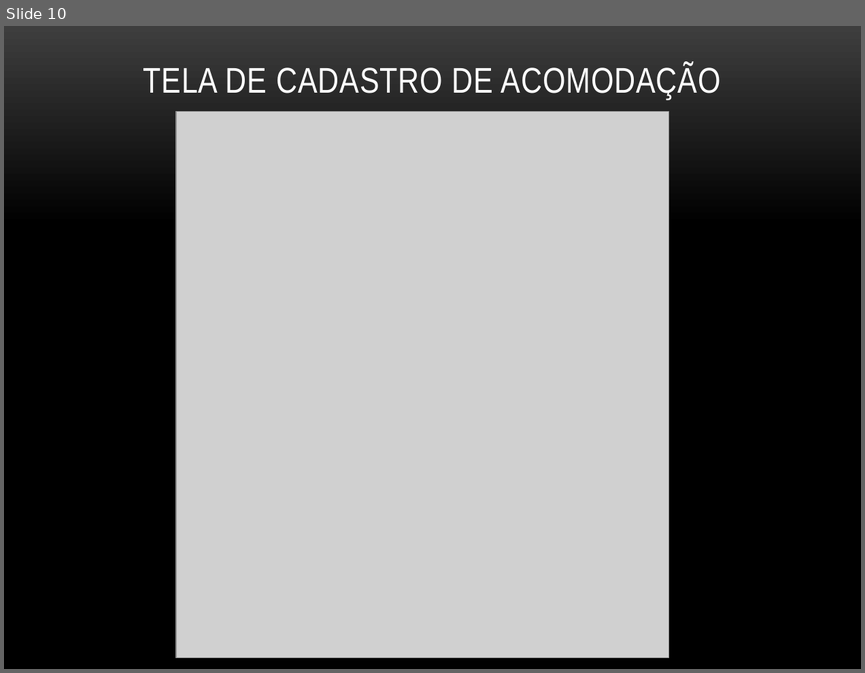
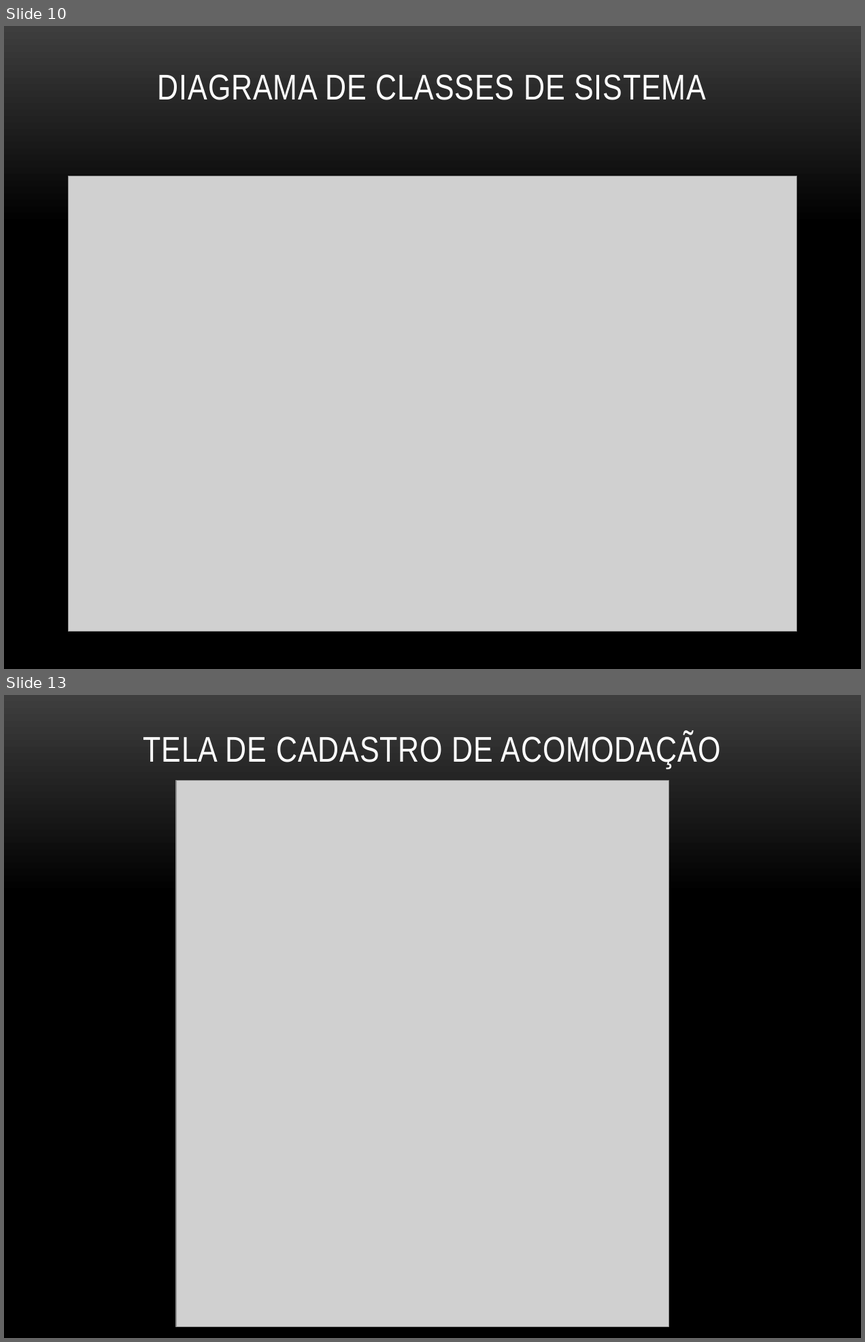
Before and after one commit to brunoemer/cooptel-ucs, a slide deck: Documentos/ApresentaçãoCiclo1.pptx. Shown one above the other, each under a label of ours: slide 10 before the commit, slides 10 and 13 after it; the slides between them are not shown. The pictures are 865x673 and 865x1342 pixels, drawn with LibreOffice and Linux fonts; fonts in the diff are those of the drawing; grey boxes stand for pictures; background and template pictures are left out. Boxes give left, top, right and bottom in pixels: in the first picture for what was removed or moved away, otherwise in the second. Text is boxed around its words. In the diff, an @@ line names an element or a change of style, - is before the commit and + after.

```diff
--- a/Documentos/ApresentaçãoCiclo1.pptx
+++ b/Documentos/ApresentaçãoCiclo1.pptx
@@ slide 10 added at (4, 26, 861, 669), background picture (left out) @@
@@ title added at (158, 74, 706, 100), 30 pt, text #FFFFFF @@
+DIAGRAMA DE CLASSES DE SISTEMA
@@ picture added at (68, 176, 797, 631) @@
@@ what was slide 10 is now slide 13 @@
```
Also in this commit, not shown: 1 slide changed, 2 other slides added, 1 slide removed.
